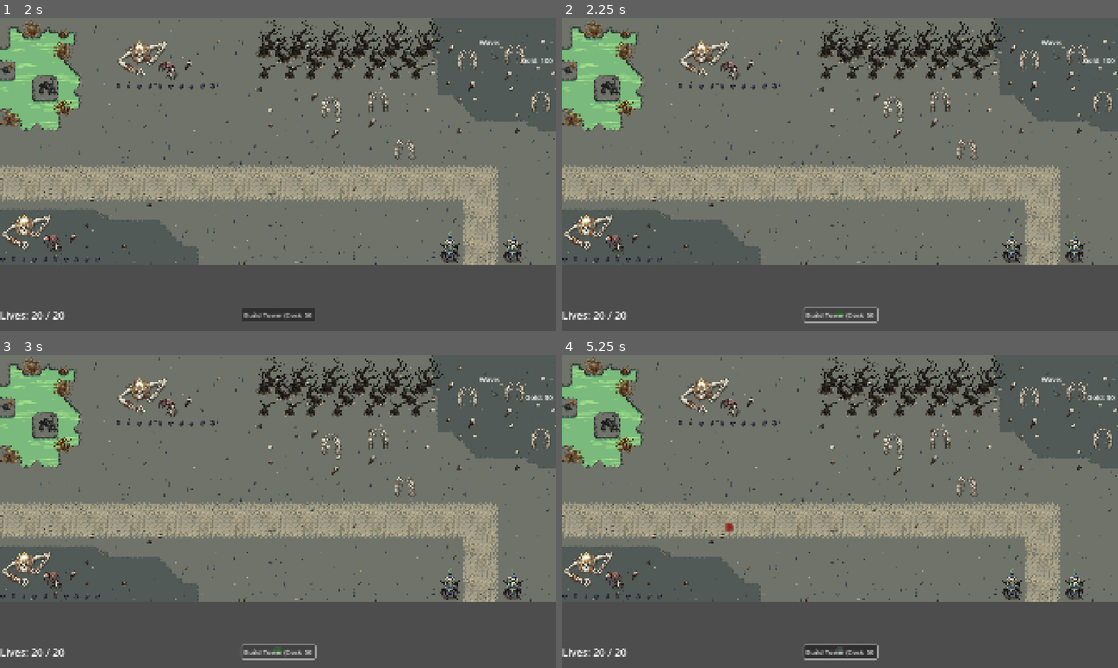
Above: before the commit, frames 1-4 (two rows, left to right).
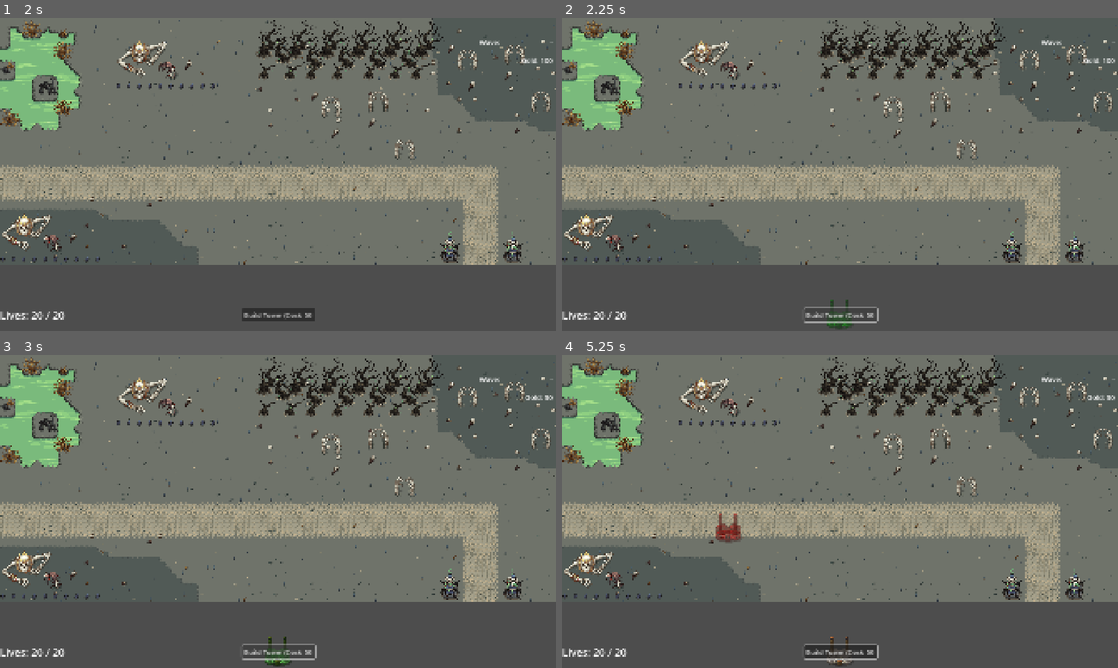
Above: after the commit, the same moments.

Repository: xMOROx/tower-defense-2d
Game: Godot game, scene res://scenes/ui/MainMenu.tscn
The game is run twice, just before and just after one commit, with the same random seed, the same clock (stepped at 60 frames per second) and the same inputs.
Inputs (mouse positions are in pixels of both pictures, inside the frame that each line leads up to):
- Up to frame 1 (2 s): click "PLAY" at 0.5 s; click "1" at 1.25 s
- Up to frame 2 (2.25 s): click "Build Tower (Cost: 50)" at 2 s
- Up to frame 3 (3 s): click "Build Tower (Cost: 50)" at 2.75 s
- Up to frame 4 (5.25 s): click "Build Tower (Cost: 50)" at 3.5 s; tap Enter at 4.25 s; move the mouse to (840, 652) at 4.27 s; click (840, 652) at 4.42 s; tap Space at 5 s; move the mouse to (728, 527) at 5.02 s; click (728, 527) at 5.17 s

Frame 1 is identical in both runs. In frame 2, less than 0.1% of the frame differs, in the area x 47-53%, y 90-100%; in frame 3, 0.1%; in frame 4, 0.4%, in the area x 27-53%, y 50-100%.

Commit message:
adjust params for tower

Diff:
--- a/scenes/maps/Level_1.tscn
+++ b/scenes/maps/Level_1.tscn
@@ -2,7 +2,7 @@
 
 [ext_resource type="Script" uid="uid://djvuwq56jqhf1" path="res://src/maps/Level1.gd" id="1_55yl8"]
 [ext_resource type="PackedScene" uid="uid://dypncu8rnysyf" path="res://scenes/enemies/WaveManager.tscn" id="2_55yl8"]
-[ext_resource type="PackedScene" uid="uid://dsdhiykb81bg" path="res://scenes/towers/ProjectileTower.tscn" id="2_prr5q"]
+[ext_resource type="PackedScene" uid="uid://dv6xt8vpvoe1x" path="res://scenes/towers/StoneTower.tscn" id="2_68xhw"]
 [ext_resource type="TileSet" uid="uid://gwexrd7vgnos" path="res://assets/tiles/undead.tres" id="3_68xhw"]
 [ext_resource type="Script" uid="uid://etm7lcl52ic" path="res://src/Hud.gd" id="5_ladvl"]
 [ext_resource type="Script" uid="uid://d2potcvpfge7f" path="res://src/spawners/BaseSpawner.gd" id="5_prr5q"]
@@ -30,7 +30,7 @@
 
 [node name="Level" type="Node2D"]
 script = ExtResource("1_55yl8")
-basic_tower_scene = ExtResource("2_prr5q")
+basic_tower_scene = ExtResource("2_68xhw")
 
 [node name="World" type="Node2D" parent="."]
 
@@ -95,7 +95,7 @@
 [node name="Paths" type="Node" parent="World"]
 
 [node name="EntrySegment" parent="World/Paths" node_paths=PackedStringArray("path_2d_node") instance=ExtResource("6_68xhw")]
-path_2d_node = NodePath("")
+path_2d_node = NodePath("Path2D")
 
 [node name="Path2D" type="Path2D" parent="World/Paths/EntrySegment"]
 curve = SubResource("Curve2D_68xhw")
--- a/scenes/towers/StoneTower.tscn
+++ b/scenes/towers/StoneTower.tscn
@@ -18,11 +18,18 @@
 [node name="StoneTower" type="Node2D"]
 script = ExtResource("1_5slb2")
 projectile_scene = ExtResource("2_oa2s1")
-base_attack_damage = 25.0
-base_damage_increase_per_level = 5.0
-base_range_radius = 250.0
+base_attack_damage = 8.0
+base_damage_increase_per_level = 4.0
+base_damage_upgrade_cost = 20
+cost_increase_per_level_damage = 12
+base_range_radius = 120.0
+base_range_increase_factor = 1.2
+base_range_upgrade_cost = 25
+cost_increase_per_level_range = 15
+base_attack_interval = 0.8
 
 [node name="AttackTimer" type="Timer" parent="."]
+wait_time = 0.25
 
 [node name="shooter_1" type="Sprite2D" parent="."]
 position = Vector2(-2, -4)
Not shown, changed: scenes/maps/Level_2.tscn
Not shown: 1 places in scenes/towers/StoneTower.tscn that only renumber resources
